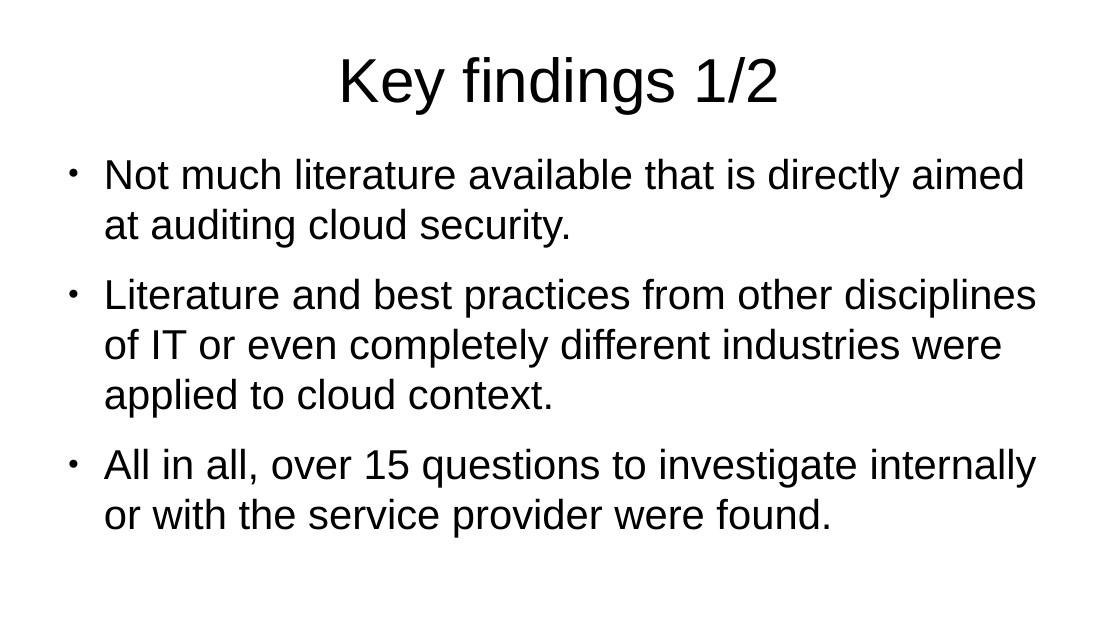
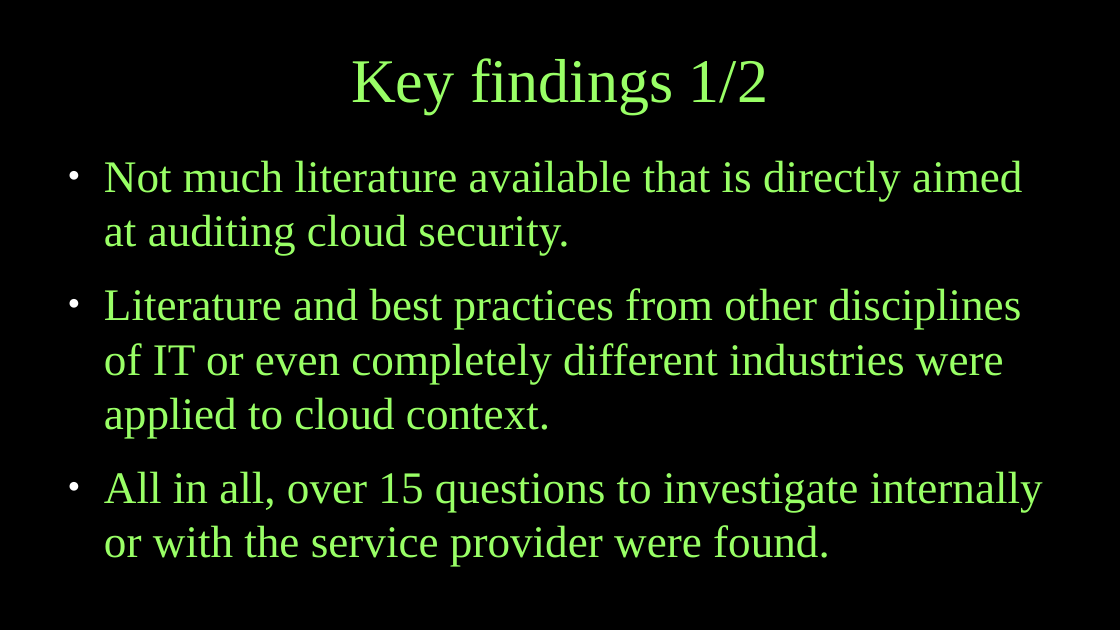
Before and after one commit to kissavideot/thesis, a slide deck: slide 6 of thesis_seminar.odp. Drawn at 1120x630 pixels with LibreOffice and Linux fonts; fonts in the diff are those of the drawing. Boxes give left, top, right and bottom in pixels: in the first picture for what was removed or moved away, otherwise in the second. Text is boxed around its words. In the diff, an @@ line names an element or a change of style, - is before the commit and + after.

```diff
--- a/thesis_seminar.odp
+++ b/thesis_seminar.odp
@@ background #FFFFFF to #000000 @@
@@ title "Key findings 1/2" at [351,58,768,114]: font Arial to Times New Roman, text colour #000000 to #99FF66 @@
@@ text "Not much literature available that ..." at [104,160,1043,566]: size 29.6 to 32 pt, font Arial to Times New Roman, text colour #000000 to #99FF66; bullet colour #000000 to #FFFFFF @@
```
Also in this commit, not shown: 7 other slides changed.
